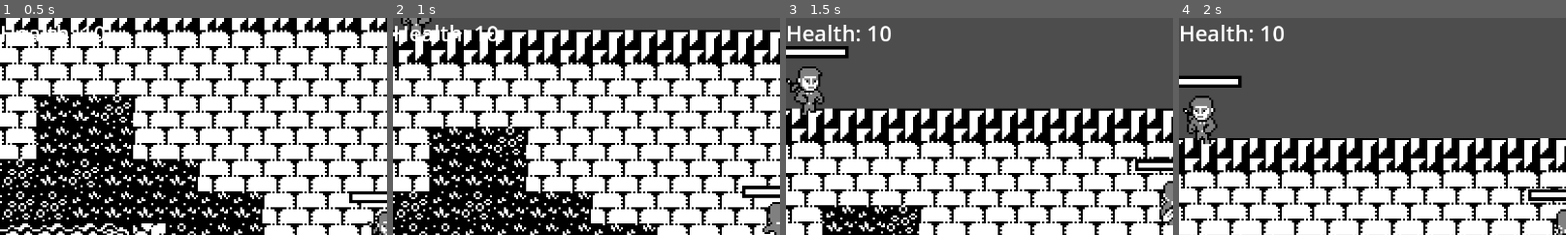
Above: before the commit, frames 1-4 (left to right).
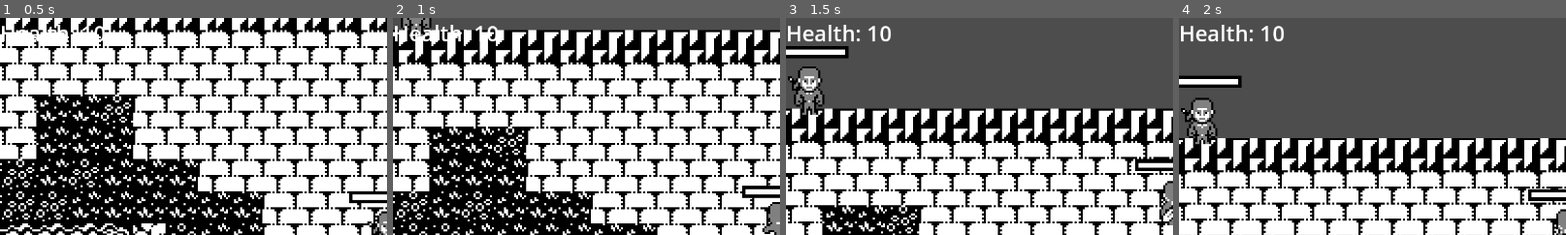
Above: after the commit, the same moments.

Repository: Lunoro/questpresso-2025
Game: Godot game, scene res://Scenes/Scene-1.tscn
Two runs of this game, one before a commit and one after it. Both use one fixed random seed, a clock stepped at 60 frames per second and the inputs below.
Inputs (mouse positions are % of the whole screen's width and height, from its top left):
- Up to frame 1 (0.5 s): no input
- Up to frame 2 (1 s): tap Enter (ui_accept) at 0.5, 0.77 s; move the mouse to (45, 70) at 0.52 s; hold W (up) from 0.53 s (still down); click (45, 70) at 0.6 s
- Up to frame 3 (1.5 s): keep holding W (up); move the mouse to (80, 65) at 1.27 s; tap E (interact) at 1.35 s
- Up to frame 4 (2 s): keep holding W (up); tap Enter (ui_accept) at 1.52 s
The pictures show only the part of the screen within x 0-50%, y 0-50%; the shares and areas given below are measured in that part.

Frame 1 is identical in both runs. In frame 2, 0.2% of the frame differs, in the area x 2-11%, y 0-9%; in frame 3, 0.6%; in frame 4, 0.9%, in the area x 0-11%, y 35-59%.
Error before the commit: Invalid access to property or key 'global_position' on a base object of type 'null instance'. (res://Scripts/enemy/enemy.gd:44)

Commit message:
added group "player" to player object

Diff:
--- a/Scenes/Scene-1.tscn
+++ b/Scenes/Scene-1.tscn
@@ -75,7 +75,7 @@
 material = SubResource("ShaderMaterial_gnb0f")
 position = Vector2(169, -24)
 
-[node name="player" parent="." instance=ExtResource("1_y34fs")]
+[node name="player" parent="." groups=["player"] instance=ExtResource("1_y34fs")]
 unique_name_in_owner = true
 material = SubResource("ShaderMaterial_c2ibx")
 position = Vector2(78, 22)
